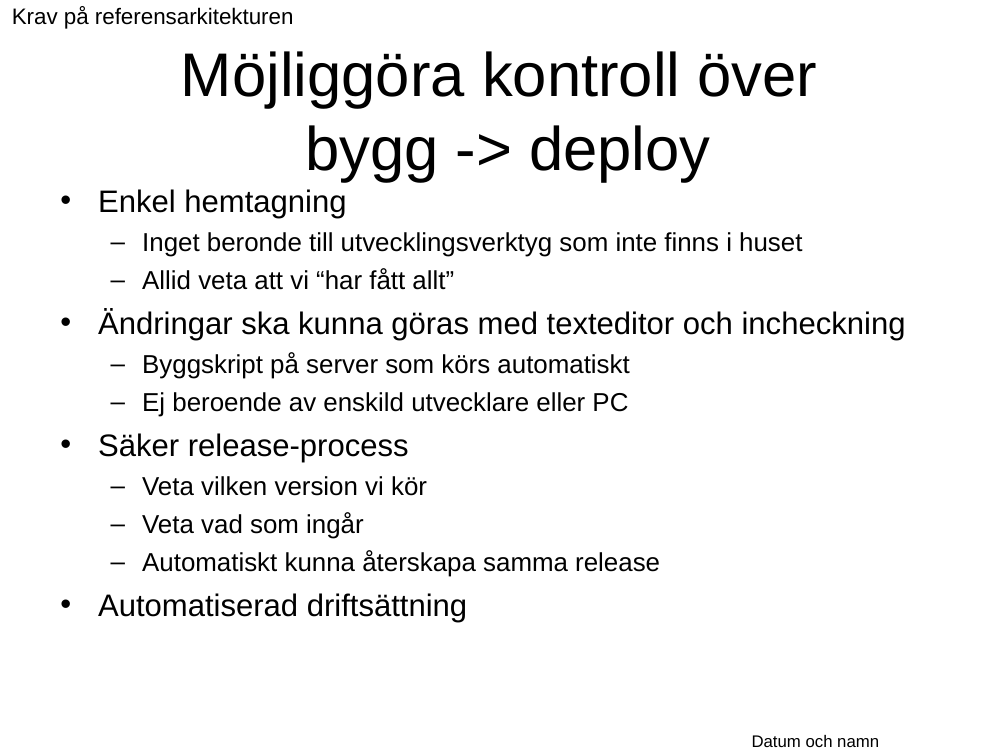
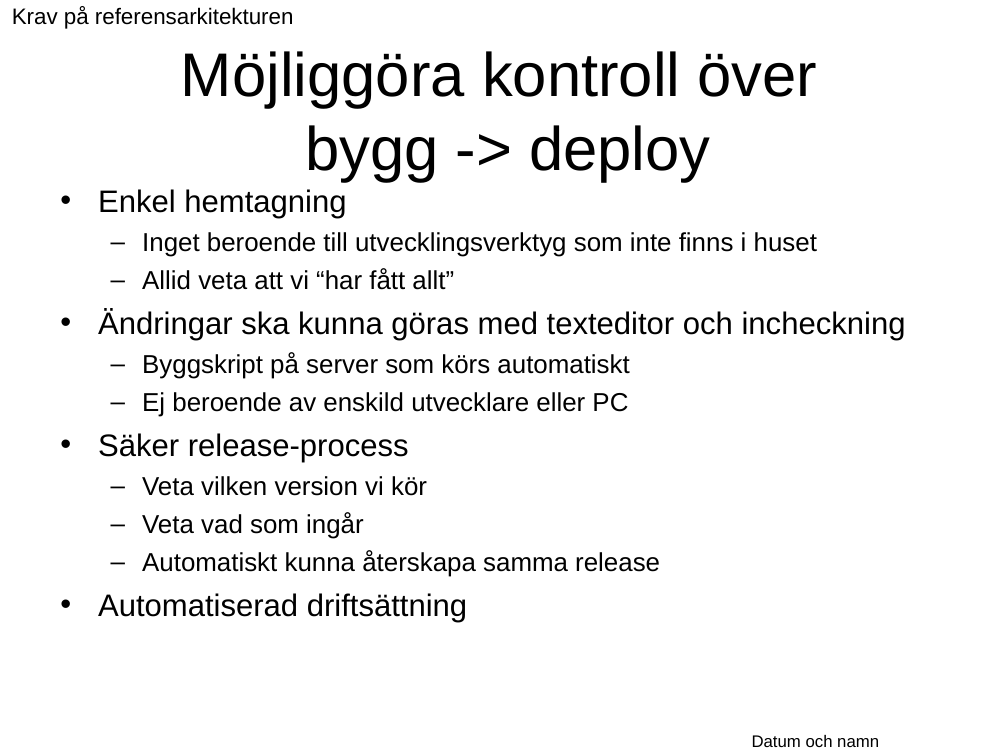
Before and after one commit to Vastra-Gotalandsregionen/oppna-program-hsatools, a slide deck: slide 17 of reference-architecture/Introduktion/Referensarkitektur_oversikt.ppt. Drawn at 1008x756 pixels with LibreOffice and Linux fonts; fonts in the diff are those of the drawing; background and template pictures are left out. Boxes give left, top, right and bottom in pixels: in the first picture for what was removed or moved away, otherwise in the second. Text is boxed around its words. In the diff, an @@ line names an element or a change of style, - is before the commit and + after.

```diff
--- a/reference-architecture/Introduktion/Referensarkitektur_oversikt.ppt
+++ b/reference-architecture/Introduktion/Referensarkitektur_oversikt.ppt
@@ text at (142,232,817,257): text changed @@
-  – Inget beronde till utvecklingsverktyg som inte finns i huset
+  – Inget beroende till utvecklingsverktyg som inte finns i huset
```
Also in this commit, not shown: 2 other slides changed, 1 other file.
